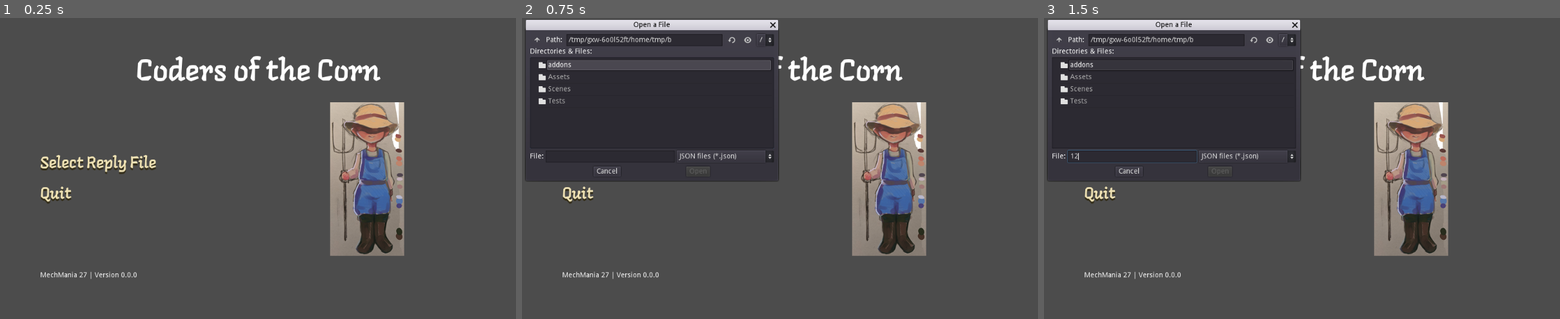
Above: before the commit, frames 1-3 (left to right).
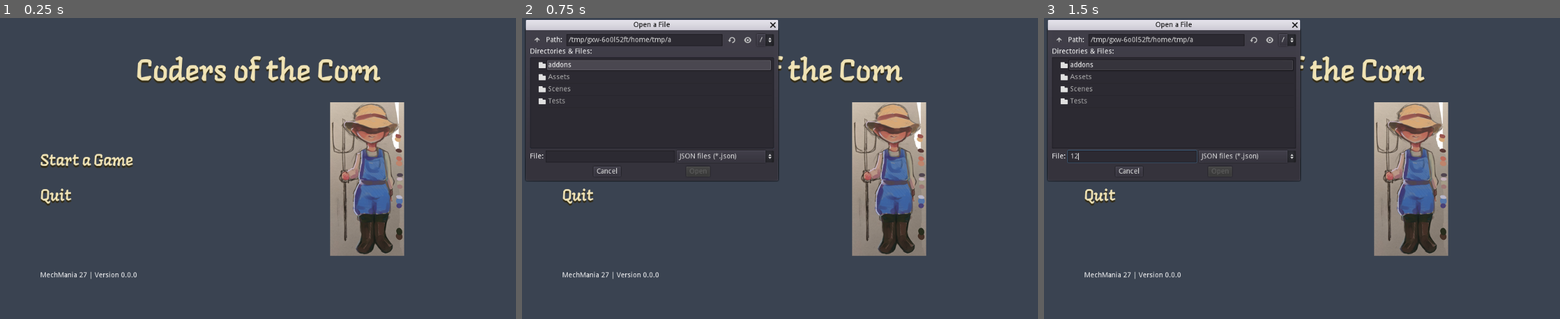
Above: after the commit, the same moments.

Repository: MechMania-27/Visualizer
Game: Godot game, scene res://Scenes/TitleScene/TitleScene.tscn
The game is run twice, just before and just after one commit, with the same random seed, the same clock (stepped at 60 frames per second) and the same inputs.
Inputs (mouse positions are in pixels of both pictures, inside the frame that each line leads up to):
- Up to frame 1 (0.25 s): no input
- Up to frame 2 (0.75 s): click "Select Reply File" (after the commit: "Start a Game") at 0.5 s
- Up to frame 3 (1.5 s): click (1131, 156) at 1.27 s; type "12" at 1.35 s

The runs differ from the first frame. In frame 1, 2.7% of the frame differs, in the area x 7-74%, y 12-63%; in frame 2, 1.0%; in frame 3, 1.0%.

Commit message:
Added tilemap data from script. Sort of solves #2, although not in it's own demo script

Diff:
--- a/godot/Assets/UrbanTileSet.tres
+++ b/godot/Assets/UrbanTileSet.tres
@@ -1,8 +1,6 @@
 [gd_resource type="TileSet" load_steps=2 format=2]
 
 [ext_resource path="res://Assets/Images/tilemap.png" type="Texture" id=1]
-
-
 
 [resource]
 0/name = "Grass"
@@ -142,17 +140,11 @@
 6/tile_mode = 0
 6/occluder_offset = Vector2( 0, 0 )
 6/navigation_offset = Vector2( 0, 0 )
-6/shape_offset = Vector2( 1, 1 )
-6/shape_transform = Transform2D( 1, 0, 0, 1, 1, 1 )
+6/shape_offset = Vector2( 0, 0 )
+6/shape_transform = Transform2D( 1, 0, 0, 1, 0, 0 )
 6/shape_one_way = false
-6/shape_one_way_margin = 1.0
-6/shapes = [ {
-"autotile_coord": Vector2( 0, 0 ),
-"one_way": false,
-"one_way_margin": 1.0,
-"shape": null,
-"shape_transform": Transform2D( 1, 0, 0, 1, 1, 1 )
-} ]
+6/shape_one_way_margin = 0.0
+6/shapes = [  ]
 6/z_index = 0
 7/name = "Orange Car Right"
 7/texture = ExtResource( 1 )
@@ -182,3 +174,31 @@
 8/shape_one_way_margin = 0.0
 8/shapes = [  ]
 8/z_index = 0
+9/name = "Player 1"
+9/texture = ExtResource( 1 )
+9/tex_offset = Vector2( 0, 0 )
+9/modulate = Color( 1, 1, 1, 1 )
+9/region = Rect2( 408, 0, 16, 16 )
+9/tile_mode = 0
+9/occluder_offset = Vector2( 0, 0 )
+9/navigation_offset = Vector2( 0, 0 )
+9/shape_offset = Vector2( 0, 0 )
+9/shape_transform = Transform2D( 1, 0, 0, 1, 0, 0 )
+9/shape_one_way = false
+9/shape_one_way_margin = 0.0
+9/shapes = [  ]
+9/z_index = 0
+10/name = "Player 2"
+10/texture = ExtResource( 1 )
+10/tex_offset = Vector2( 0, 0 )
+10/modulate = Color( 1, 1, 1, 1 )
+10/region = Rect2( 408, 51, 16, 16 )
+10/tile_mode = 0
+10/occluder_offset = Vector2( 0, 0 )
+10/navigation_offset = Vector2( 0, 0 )
+10/shape_offset = Vector2( 0, 0 )
+10/shape_transform = Transform2D( 1, 0, 0, 1, 0, 0 )
+10/shape_one_way = false
+10/shape_one_way_margin = 0.0
+10/shapes = [  ]
+10/z_index = 0
--- a/godot/Scenes/Game/Game.tscn
+++ b/godot/Scenes/Game/Game.tscn
@@ -1,16 +1,20 @@
-[gd_scene load_steps=2 format=2]
+[gd_scene load_steps=3 format=2]
 
 [ext_resource path="res://Assets/UrbanTileSet.tres" type="TileSet" id=1]
+[ext_resource path="res://Scenes/Game/game.gd" type="Script" id=2]
 
 [node name="Node2D" type="Node2D"]
+script = ExtResource( 2 )
 
-[node name="TileMap" type="TileMap" parent="."]
+[node name="Map" type="Node2D" parent="."]
+
+[node name="Base" type="TileMap" parent="Map"]
 tile_set = ExtResource( 1 )
 cell_size = Vector2( 16, 16 )
 format = 1
 tile_data = PoolIntArray( 131073, 0, 0, 131074, 0, 1, 131075, 0, 1, 131076, 0, 1, 131077, 0, 1, 131078, 0, 1, 131079, 0 …(5371 unchanged characters)…
 
-[node name="TileMap2" type="TileMap" parent="."]
+[node name="Characters" type="TileMap" parent="Map"]
 tile_set = ExtResource( 1 )
 cell_size = Vector2( 16, 16 )
 format = 1
--- /dev/null
+++ b/godot/Scenes/Game/game.gd
@@ -0,0 +1,25 @@
+extends Node2D
+
+
+func _ready():
+	fill_tilemaps()
+
+
+func fill_tilemaps():
+	var tileset = $Map/Base.tile_set
+
+	# Fill in base layer
+	var map = Global.gamelog["tileMap"]
+	for x in range(0, map["mapWidth"]):
+		for y in range(0, map["mapHeight"]):
+			$Map/Base.set_cell(x, y, map["tiles"][y][x]["type"])
+
+	# Applies auto-tiling rules
+	$Map/Base.update_bitmask_region()
+
+	# Fill in character layer
+	var init_pos = Global.gamelog["initPlayersPos"]
+	var p1 = tileset.find_tile_by_name("Player 1")
+	var p2 = tileset.find_tile_by_name("Player 2")
+	$Map/Characters.set_cell(init_pos[0]["x"], init_pos[0]["y"], p1)
+	$Map/Characters.set_cell(init_pos[1]["x"], init_pos[1]["y"], p2)
--- a/godot/Scenes/TitleScene/MenuButton.tscn
+++ b/godot/Scenes/TitleScene/MenuButton.tscn
@@ -3,26 +3,24 @@
 [ext_resource path="res://Assets/Fonts/langar_32.tres" type="DynamicFont" id=1]
 
 [node name="MenuButton" type="Button"]
-margin_right = 12.0
-margin_bottom = 31.0
-rect_min_size = Vector2( 0, 31 )
+margin_right = 103.0
+margin_bottom = 35.0
+rect_min_size = Vector2( 35, 40 )
 flat = true
 __meta__ = {
 "_edit_use_anchors_": false
 }
 
 [node name="ButtonName" type="Label" parent="."]
-margin_right = 62.0
-margin_bottom = 31.0
-size_flags_horizontal = 3
+margin_top = 4.0
+margin_right = 100.0
+margin_bottom = 35.0
 custom_fonts/font = ExtResource( 1 )
 custom_colors/font_color = Color( 0.941176, 0.890196, 0.709804, 1 )
 custom_colors/font_color_shadow = Color( 0.2, 0.176471, 0.0980392, 1 )
 custom_constants/shadow_offset_x = 0
 custom_constants/shadow_offset_y = 4
-text = "Quit"
-align = 1
-valign = 1
+text = "Button"
 __meta__ = {
 "_edit_use_anchors_": false
 }
--- a/godot/Scenes/TitleScene/QuitButton.tscn
+++ b/godot/Scenes/TitleScene/QuitButton.tscn
@@ -3,3 +3,8 @@
 [ext_resource path="res://Scenes/TitleScene/MenuButton.tscn" type="PackedScene" id=1]
 
 [node name="MenuButton" instance=ExtResource( 1 )]
+margin_right = 62.0
+
+[node name="ButtonName" parent="." index="0"]
+margin_right = 62.0
+text = "Quit"
--- a/godot/Scenes/TitleScene/StartButton.tscn
+++ b/godot/Scenes/TitleScene/StartButton.tscn
@@ -3,7 +3,8 @@
 [ext_resource path="res://Scenes/TitleScene/MenuButton.tscn" type="PackedScene" id=1]
 
 [node name="MenuButton" instance=ExtResource( 1 )]
-scene_to_load = "res://Scenes/Game/Main.tscn"
+margin_right = 161.0
+margin_bottom = 40.0
 
 [node name="ButtonName" parent="." index="0"]
-text = "Select Reply File"
+text = "Start a Game"
--- a/godot/Scenes/TitleScene/TitleScene.tscn
+++ b/godot/Scenes/TitleScene/TitleScene.tscn
@@ -32,6 +32,10 @@
 margin_right = 864.0
 margin_bottom = 57.0
 custom_fonts/font = ExtResource( 3 )
+custom_colors/font_color = Color( 0.941176, 0.890196, 0.709804, 1 )
+custom_colors/font_color_shadow = Color( 0.2, 0.176471, 0.0980392, 1 )
+custom_constants/shadow_offset_x = 0
+custom_constants/shadow_offset_y = 4
 text = "Coders of the Corn"
 align = 1
 
@@ -51,7 +55,7 @@
 alignment = 1
 
 [node name="StartButton" parent="Menu/CenterRow/Buttons" instance=ExtResource( 1 )]
-margin_top = 134.0
+margin_top = 125.0
 margin_right = 430.0
 margin_bottom = 165.0
 script = ExtResource( 6 )
@@ -60,7 +64,8 @@
 [node name="QuitButton" parent="Menu/CenterRow/Buttons" instance=ExtResource( 2 )]
 margin_top = 195.0
 margin_right = 430.0
-margin_bottom = 226.0
+margin_bottom = 235.0
+size_flags_vertical = 0
 script = ExtResource( 6 )
 
 [node name="CenterContainer" type="CenterContainer" parent="Menu/CenterRow"]
--- a/godot/project.godot
+++ b/godot/project.godot
@@ -34,4 +34,5 @@
 quality/driver/driver_name="GLES2"
 vram_compression/import_etc=true
 vram_compression/import_etc2=false
+environment/default_clear_color=Color( 0.227451, 0.262745, 0.317647, 1 )
 environment/default_environment="res://default_env.tres"
